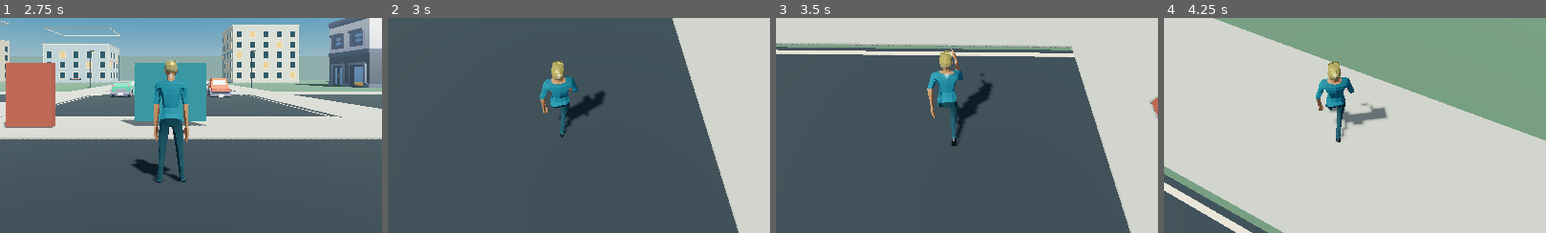
Above: before the commit, frames 1-4 (left to right).
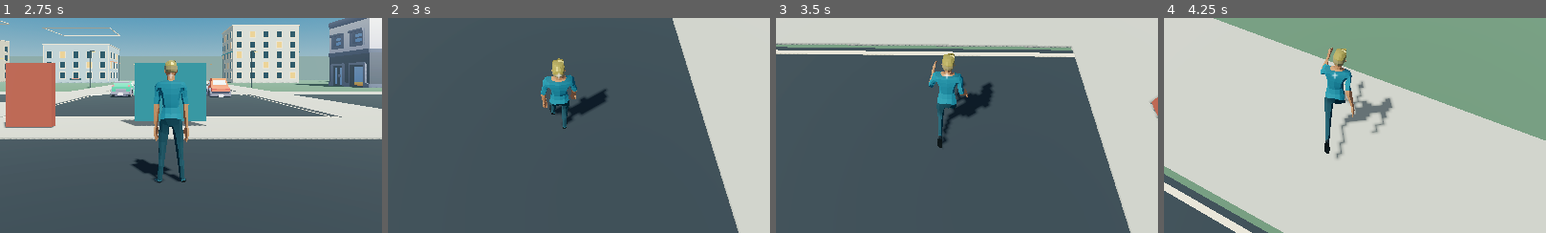
Above: after the commit, the same moments.

Repository: KenlikDev/sunshine-state
Game: Godot game, scene res://scenes/ui/main_menu.tscn
Same seed, same stepped clock (60 frames per second), same inputs: the game is played once before the commit and once after it.
Inputs (mouse positions are % of the whole screen's width and height, from its top left):
- Up to frame 1 (2.75 s): click "New Game" at 0.5 s; click "Language: EN" at 1.25 s; click "Язык: RU" at 2 s
- Up to frame 2 (3 s): move the mouse to (55, 50) at 2.77 s; hold W (move_forward) from 2.78 s (still down); hold Shift (sprint) from 2.78 s (still down); click (55, 50) at 2.92 s
- Up to frame 3 (3.5 s): keep holding W (move_forward); keep holding Shift (sprint)
- Up to frame 4 (4.25 s): keep holding W (move_forward); move the mouse to (45, 50) at 3.52 s; release Shift (sprint) at 3.53 s; right-click (45, 50) at 3.6 s; tap Shift (sprint) at 3.8 s
The pictures show only the part of the screen within x 28-78%, y 37-87%; the shares and areas given below are measured in that part.

Frame 1 is identical in both runs. In frame 2, 0.9% of the frame differs, in the area x 39-58%, y 18-56%; in frame 3, 1.9%; in frame 4, 3.4%, in the area x 39-60%, y 13-66%.

Commit message:
animation: smooth locomotion transitions and movement response

Diff:
--- a/scripts/gameplay/stylized_character_mesh.gd
+++ b/scripts/gameplay/stylized_character_mesh.gd
@@ -9,6 +9,8 @@
 @export var clothing_color: Color = Color(0.06, 0.35, 0.43, 1.0)
 
 var _imported_visual: Node3D
+var _motion_pivot: Node3D
+var _smoothed_horizontal_speed: float = 0.0
 var _animation_player: AnimationPlayer
 var _idle_animation: StringName = &""
 var _walk_animation: StringName = &""
@@ -33,7 +35,7 @@
 
 func _process(delta: float) -> void:
 	if _imported_visual != null:
-		_update_rig_animation()
+		_update_rig_animation(delta)
 		return
 
 	var actor := get_parent() as CharacterBody3D
@@ -206,6 +208,14 @@
 		-position.y - bounds.position.y * normalization_scale,
 		-bounds.get_center().z * normalization_scale
 	)
+	# Keep procedural movement lean outside the imported rig's animation paths.
+	var normalized_transform: Transform3D = _imported_visual.transform
+	remove_child(_imported_visual)
+	_motion_pivot = Node3D.new()
+	_motion_pivot.name = "CharacterMotionPivot"
+	add_child(_motion_pivot)
+	_motion_pivot.add_child(_imported_visual)
+	_imported_visual.transform = normalized_transform
 	# Godot uses -Z as forward; the source rig is oriented +Z.
 	_imported_visual.rotation.y = PI
 
@@ -266,29 +276,65 @@
 			_run_animation = animation_name
 
 
-func _update_rig_animation() -> void:
-	if _animation_player == null:
-		return
+func _update_rig_animation(delta: float) -> void:
 	var actor := get_parent() as CharacterBody3D
 	if actor == null:
 		return
-	var horizontal_speed: float = Vector2(actor.velocity.x, actor.velocity.z).length()
+
+	var actual_speed: float = Vector2(actor.velocity.x, actor.velocity.z).length()
+	var speed_response: float = 15.0 if actual_speed < _smoothed_horizontal_speed else 10.0
+	_smoothed_horizontal_speed = move_toward(
+		_smoothed_horizontal_speed,
+		actual_speed,
+		speed_response * delta
+	)
+
+	# Fleeing pedestrians and pursuing officers should run even though their
+	# designed AI speeds are lower than the player's sprint speed.
+	var urgent_locomotion: bool = false
+	if actor.has_method("get_ai_state"):
+		var actor_state: String = String(actor.call("get_ai_state"))
+		urgent_locomotion = actor_state == "ALERT" or actor_state == "PURSUIT"
+	var run_threshold: float = 2.75 if urgent_locomotion else 5.4
 	var target_animation: StringName = _idle_animation
-	if horizontal_speed > 5.4 and not _run_animation.is_empty():
+	if not _run_animation.is_empty() and _smoothed_horizontal_speed >= run_threshold:
 		target_animation = _run_animation
-	elif horizontal_speed > 0.25 and not _walk_animation.is_empty():
+	elif not _walk_animation.is_empty() and _smoothed_horizontal_speed >= 0.18:
 		target_animation = _walk_animation
-	if target_animation.is_empty():
-		return
-	if target_animation != _current_animation:
-		_animation_player.play(target_animation, 0.18)
-		_current_animation = target_animation
-	if target_animation == _run_animation:
-		_animation_player.speed_scale = clampf(horizontal_speed / 6.5, 0.9, 1.45)
-	elif target_animation == _walk_animation:
-		_animation_player.speed_scale = clampf(horizontal_speed / 1.8, 0.75, 1.2)
-	else:
-		_animation_player.speed_scale = 1.0
+
+	# A small hysteresis band prevents speed changes at turns/collisions from
+	# rapidly flipping between walk and run clips.
+	if _current_animation == _run_animation and not _run_animation.is_empty():
+		if _smoothed_horizontal_speed >= run_threshold - 0.42:
+			target_animation = _run_animation
+	elif _current_animation == _walk_animation and not _walk_animation.is_empty():
+		if _smoothed_horizontal_speed >= 0.12 and target_animation == _idle_animation:
+			target_animation = _walk_animation
+
+	if not target_animation.is_empty():
+		if target_animation != _current_animation:
+			_animation_player.play(target_animation, 0.24)
+			_current_animation = target_animation
+		if target_animation == _run_animation:
+			_animation_player.speed_scale = clampf(_smoothed_horizontal_speed / 4.1, 0.82, 1.35)
+		elif target_animation == _walk_animation:
+			_animation_player.speed_scale = clampf(_smoothed_horizontal_speed / 1.8, 0.72, 1.22)
+		else:
+			_animation_player.speed_scale = 1.0
+
+	if _motion_pivot != null:
+		var local_velocity: Vector3 = actor.global_transform.basis.inverse() * Vector3(
+			actor.velocity.x,
+			0.0,
+			actor.velocity.z
+		)
+		var movement_amount: float = clampf(_smoothed_horizontal_speed / 4.5, 0.0, 1.0)
+		var target_lean: float = clampf(-local_velocity.x * 0.012, -0.045, 0.045) * movement_amount
+		_motion_pivot.rotation.z = lerpf(
+			_motion_pivot.rotation.z,
+			target_lean,
+			clampf(delta * 5.5, 0.0, 1.0)
+		)
 
 
 func _apply_imported_materials() -> void:
